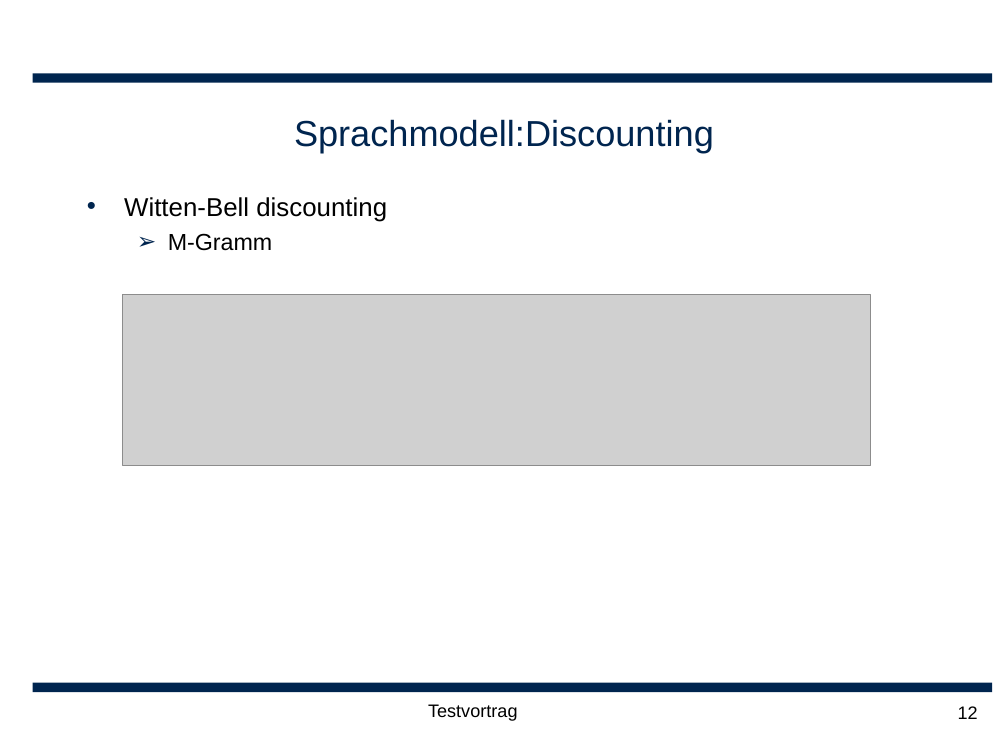
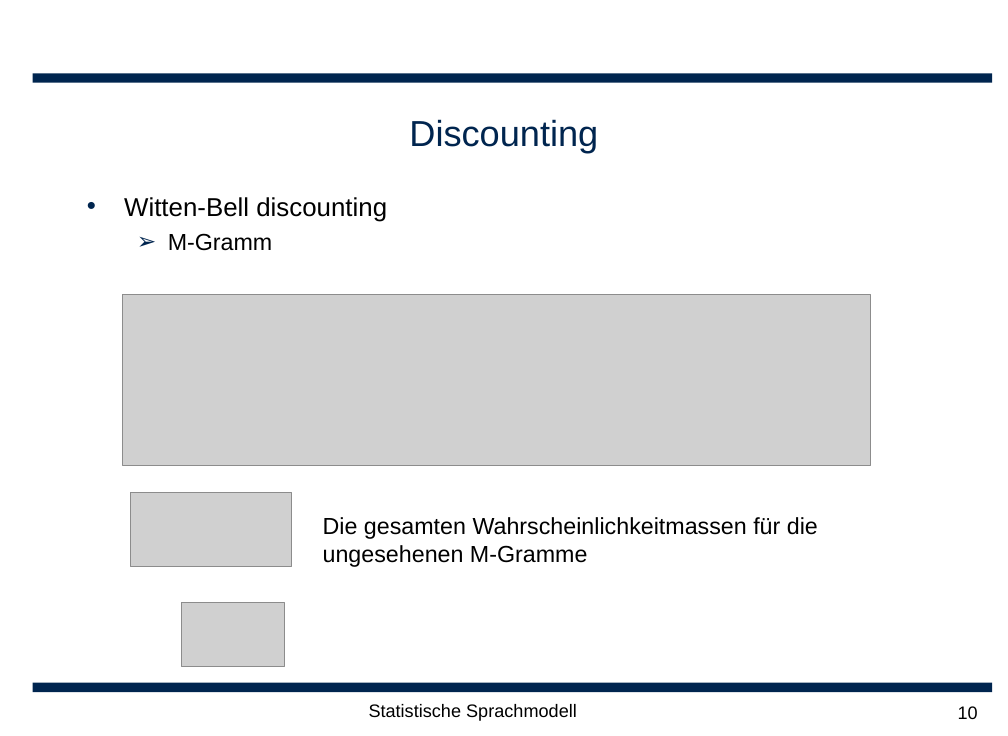
Before and after one commit to leonard117/arbeittet, a slide deck: slide 10 of ARS/doc/Statische Sprachmodellierung.ppt (slide 12 before the commit). Drawn at 1008x736 pixels with LibreOffice and Linux fonts; fonts in the diff are those of the drawing; grey boxes stand for pictures; background and template pictures are left out. Boxes give left, top, right and bottom in pixels: in the first picture for what was removed or moved away, otherwise in the second. Text is boxed around its words. In the diff, an @@ line names an element or a change of style, - is before the commit and + after.

```diff
--- a/ARS/doc/Statische Sprachmodellierung.ppt
+++ b/ARS/doc/Statische Sprachmodellierung.ppt
@@ title at box(409, 119, 598, 152): text changed @@
-Sprachmodell:Discounting
+Discounting
@@ picture added at box(130, 493, 291, 567) @@
@@ text added at box(323, 517, 818, 567), 18 pt, text #000000 @@
+Die gesamten Wahrscheinlichkeitmassen für die ungesehenen M-Gramme
@@ picture added at box(181, 603, 284, 667) @@
@@ text at box(369, 704, 577, 721): text changed @@
-Testvortrag
+Statistische Sprachmodell
@@ page number at box(958, 706, 978, 719): text changed @@
-12
+10
```
Also in this commit, not shown: 15 other slides changed, 5 slides added, 4 slides removed.
